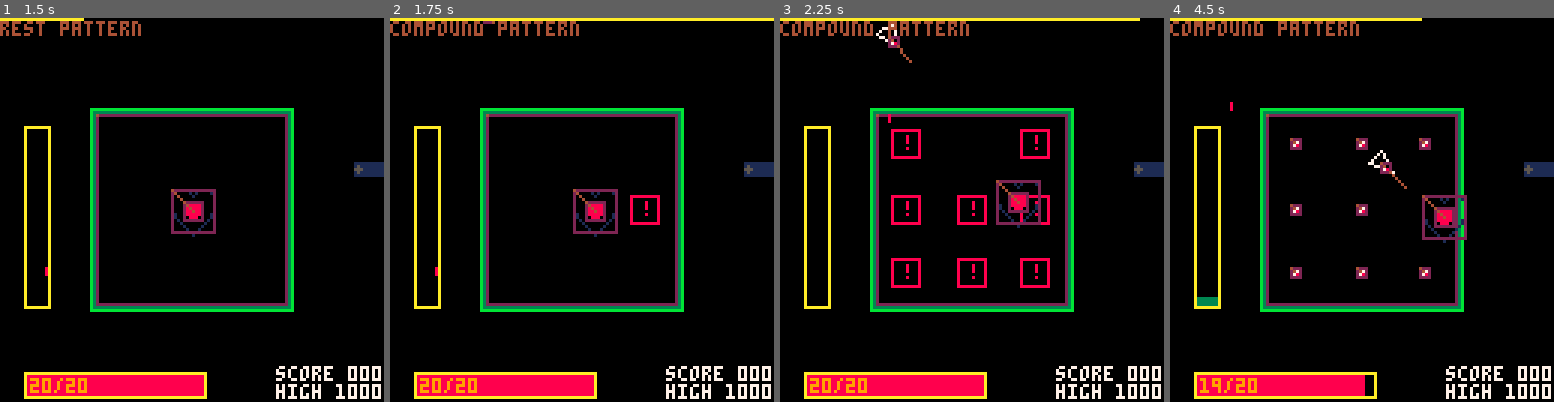
Above: before the commit, frames 1-4 (left to right).
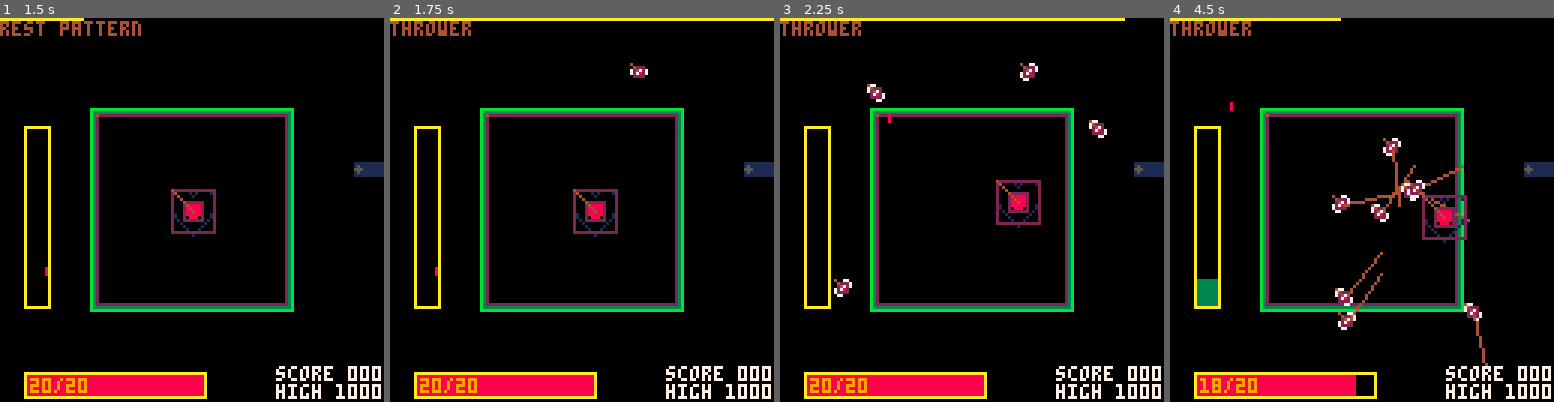
Above: after the commit, the same moments.

Repository: GiovanH/Pico8_Dev
Game: PICO-8 cartridge undertale.p8
The game is run twice, just before and just after one commit, with the same random seed, the same clock (stepped at 60 frames per second) and the same inputs.
Inputs (mouse positions are in pixels of both pictures, inside the frame that each line leads up to):
- Up to frame 1 (1.5 s): tap X (X key) at 0.33, 1.07 s; click (280, 121) at 0.67 s; tap O (Z key) at 0.7 s; click (46, 267) at 1.22 s
- Up to frame 2 (1.75 s): hold Right from 1.6 s (still down); tap O (Z key) at 1.7 s
- Up to frame 3 (2.25 s): click (887, 114) at 1.77 s; tap X (X key) at 1.85 s; release Right at 2.1 s; tap O (Z key) at 2.1 s; hold Up from 2.15 s (still down)
- Up to frame 4 (4.5 s): click (1342, 259) at 2.32 s; release Up at 2.42 s; hold Right 2.47-3.03 s; tap O (Z key) every 0.4 s from 2.5 to 4.1 s; click (1404, 106) at 2.87 s; tap X (X key) at 2.97, 4.08 s; hold Left 3.08-3.58 s; click (1465, 256) at 3.42 s; hold Down 3.63-3.97 s; click (1231, 102) at 3.97 s; hold Right from 4.02 s (still down)

Frame 1 is identical in both runs. In frame 2, 1.1% of the frame differs, in the area x 0-71%, y 0-54%; in frame 3, 3.3%; in frame 4, 4.0%, in the area x 0-83%, y 0-99%.

Commit message:
Sinbar pattern

Diff:
--- a/undertale.p8
+++ b/undertale.p8
@@ -993,12 +993,34 @@
  t_bullet.init(self, pos)
 end
 function t_bullet_area:draw()
- printa(self.lifespan, self.ttl)
  pal(self.paltab)
  paltt(self.tcol)
  rectfill(mrconcatu(self.hbox:grow(vec_noneone), 7))
  mob.drawdebug(self)
 end
+
+local b_area_sinbar = t_bullet_area:extend{
+ vel = vec(0, .6),
+ dmg = 2,
+ ttl = 400,
+ dynamic = true,
+ xfunc = sin,
+ gap = 24
+}
+function b_area_sinbar:init(pos, size)
+ self.size = size
+ self.hbox_offset = vec(0)
+ self.anchor = vec(0)
+ t_bullet.init(self, pos)
+end
+function b_area_sinbar:coupdate()
+ while true do
+  self.hbox_offset.x = self.xfunc(self.pos.y/128)*self.gap
+  yield()
+ end
+end
+
+local b_area_cosbar = b_area_sinbar:extend{xfunc = cos}
 
 local b_fall = t_bullet:extend{
  z = 4,
@@ -1042,7 +1064,8 @@
  anim = {016, 017, 018, 019},
  frame_len = 4,
  dmg = 4,
- size = vec(4),
+ size = vec(6),
+ bsize = vec(4),
  -- anchor = vec(-2),
  -- hbox_offset = vec(-2),
  vel = vec(0, 0)
@@ -1176,6 +1199,31 @@
   yieldn(20)
  end
 end
+
+local pat_sinbar = t_pattern:extend{
+ name = "sinbar",
+ dmg = b_area_sinbar.dmg .. '/ea',
+ lifespan = 500
+}
+function pat_sinbar:coupdate()
+ local arena = self.stage.arena
+ local gap = 24
+ -- our turn
+ while true do
+  local width = rndr(arena.hbox.x0+gap, arena.hbox.x1-gap)
+  local bar = rndc{b_area_sinbar, b_area_cosbar}
+  self:addchild(bar(
+   vec(-64, -4),
+   vec(width+64, 4)
+   ))
+  self:addchild(bar(
+   vec(width+gap, -4),
+   vec(128-width, 4)
+   ))
+  yieldn(80)
+ end
+end
+
 
 local pat_circthrow = t_pattern:extend{
  name = "circle thrower",
@@ -1286,7 +1334,7 @@
   local hitbox = bbox(
    arena.hbox.origin + v:dotp(arena.hbox.size),
    vec(0,0)
-  ):outline(14)
+  ):outline(10)
 
   self:addchild(t_warnbox(hitbox.origin, false, hitbox.size, {ttl=self.warntime}))
   -- self.stage:schedule(self.warntime, closure(
@@ -1314,15 +1362,16 @@
  end
 end
 
-local pat_comptest = t_pattern_compound:extend{
- name = "compound pattern",
+local pat_comp_missile = t_pattern_compound:extend{
+ name = "missile (compound)",
  subpatterns = {pat_miner_d3, pat_missile}
 }
 
 local lib_patterns = {
+ pat_sinbar,
  pat_meteor,
  pat_missile,
- pat_comptest,
+ pat_comp_missile,
  pat_miner,
  pat_rain,
  pat_circthrow,
